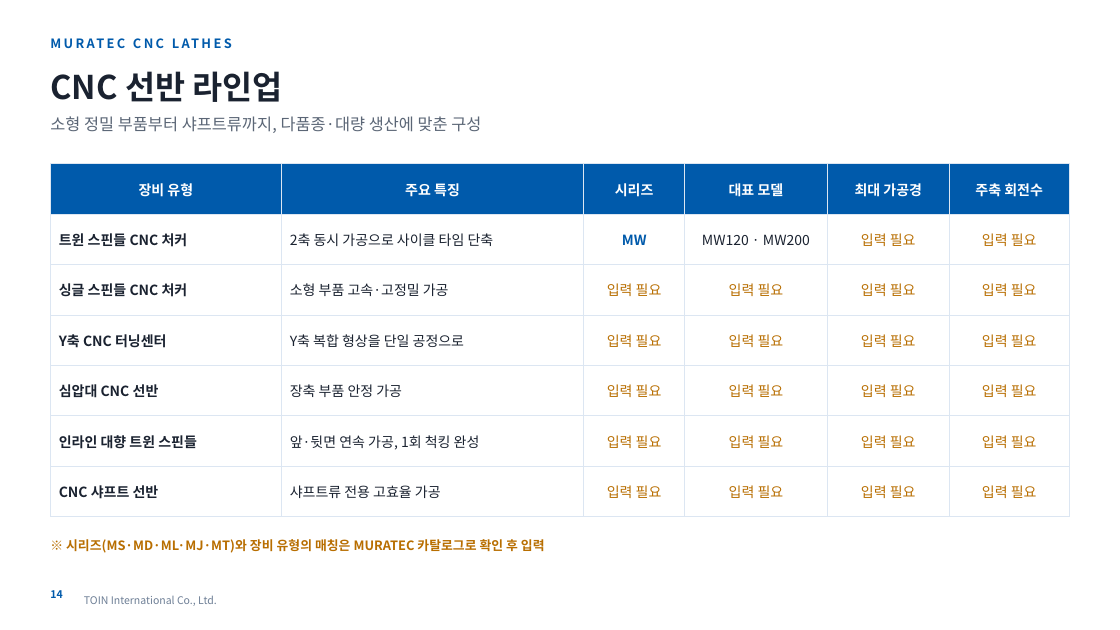
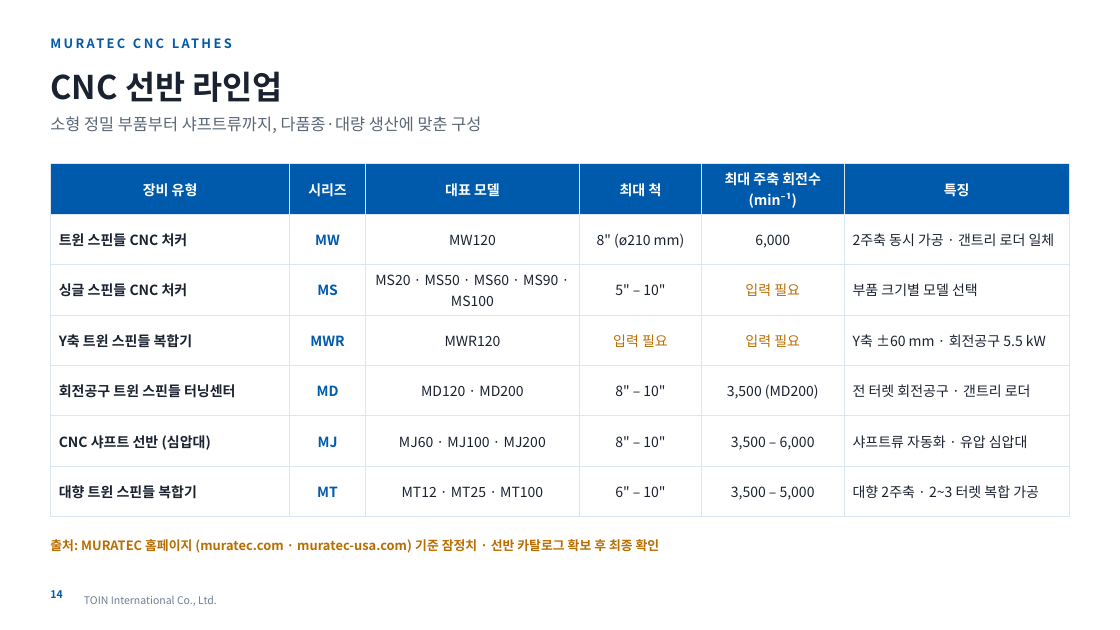
Before and after one commit to zeaus81/search, a slide deck: slide 14 of company_profile_2027/TOIN_회사소개서_2027_KR.pptx. Drawn at 1120x630 pixels with LibreOffice and Linux fonts; fonts in the diff are those of the drawing; background and template pictures are left out. Boxes give left, top, right and bottom in pixels: in the first picture for what was removed or moved away, otherwise in the second. Text is boxed around its words. In the diff, an @@ line names an element or a change of style, - is before the commit and + after.

```diff
--- a/company_profile_2027/TOIN_회사소개서_2027_KR.pptx
+++ b/company_profile_2027/TOIN_회사소개서_2027_KR.pptx
@@ table at <box>50,164,1070,504</box> @@
-row 1: 장비 유형 | 주요 특징 | 시리즈 | 대표 모델 | 최대 가공경 | 주축 회전수
+row 1: 장비 유형 | 시리즈 | 대표 모델 | 최대 척 | 최대 주축 회전수 (min⁻¹) | 특징
-row 2: 트윈 스핀들 CNC 처커 | 2축 동시 가공으로 사이클 타임 단축 | MW | MW120 · MW200 | 입력 필요 | 입력 필요
+row 2: 트윈 스핀들 CNC 처커 | MW | MW120 | 8" (ø210 mm) | 6,000 | 2주축 동시 가공 · 갠트리 로더 일체
-row 3: 싱글 스핀들 CNC 처커 | 소형 부품 고속·고정밀 가공 | 입력 필요 | 입력 필요 | 입력 필요 | 입력 필요
+row 3: 싱글 스핀들 CNC 처커 | MS | MS20 · MS50 · MS60 · MS90 · MS100 | 5" – 10" | 입력 필요 | 부품 크기별 모델 선택
-row 4: Y축 CNC 터닝센터 | Y축 복합 형상을 단일 공정으로 | 입력 필요 | 입력 필요 | 입력 필요 | 입력 필요
+row 4: Y축 트윈 스핀들 복합기 | MWR | MWR120 | 입력 필요 | 입력 필요 | Y축 ±60 mm · 회전공구 5.5 kW
-row 5: 심압대 CNC 선반 | 장축 부품 안정 가공 | 입력 필요 | 입력 필요 | 입력 필요 | 입력 필요
+row 5: 회전공구 트윈 스핀들 터닝센터 | MD | MD120 · MD200 | 8" – 10" | 3,500 (MD200) | 전 터렛 회전공구 · 갠트리 로더
-row 6: 인라인 대향 트윈 스핀들 | 앞·뒷면 연속 가공, 1회 척킹 완성 | 입력 필요 | 입력 필요 | 입력 필요 | 입력 필요
+row 6: CNC 샤프트 선반 (심압대) | MJ | MJ60 · MJ100 · MJ200 | 8" – 10" | 3,500 – 6,000 | 샤프트류 자동화 · 유압 심압대
-row 7: CNC 샤프트 선반 | 샤프트류 전용 고효율 가공 | 입력 필요 | 입력 필요 | 입력 필요 | 입력 필요
+row 7: 대향 트윈 스핀들 복합기 | MT | MT12 · MT25 · MT100 | 6" – 10" | 3,500 – 5,000 | 대향 2주축 · 2~3 터렛 복합 가공
@@ text at <box>50,539,660,553</box>: text changed @@
-※ 시리즈(MS·MD·ML·MJ·MT)와 장비 유형의 매칭은 MURATEC 카탈로그로 확인 후 입력
+출처: MURATEC 홈페이지 (muratec.com · muratec-usa.com) 기준 잠정치 · 선반 카탈로그 확보 후 최종 확인
```
Also in this commit, not shown: 1 other file.
